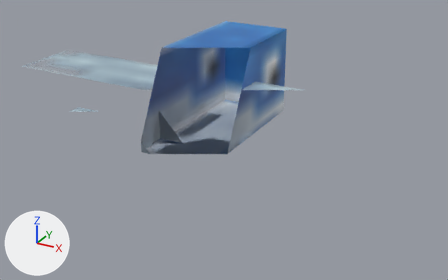
An edit to the FBX model Assets/Features/Entities/Characters/FlyingFish/FlyingFish.fbx, drawn before and after from the same camera.
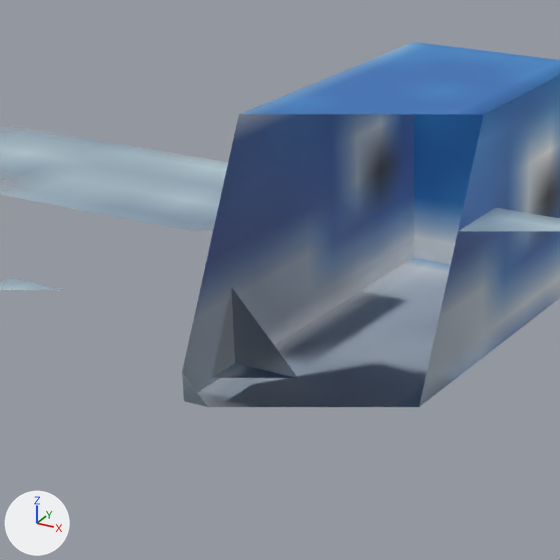
Each version is shown whole from a 50 mm lens placed at (0.986, -1.624, 0.84), pointed at (0.153, -0.109, 0.083), then close up on the part from 17% to 62% of the width and 2% to 75% of the height. Lighting does not change. The marker at lower left points along +X, +Y and +Z. The last two pictures show the newer version. Everything nearer to the camera than a plane just in front of the edit is cut away. Where no turn or scale is listed for an object, it has been applied to the vertices.

The first close-up shows 'tail_1', 'torso', 'wing_left1', 'wing_right1' and 1 more.
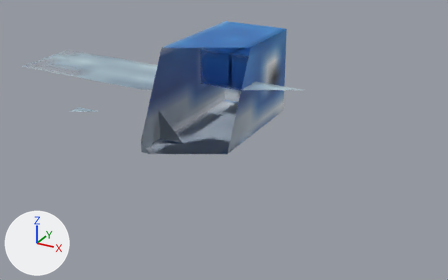
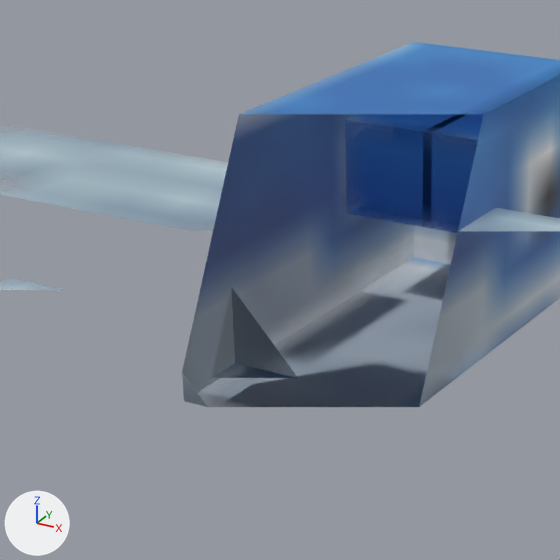
Boxes (x1, y1, x2, y2) around the edits, measured in the close-ups (560 x 560 px):
'eyelid_left_1', added (blue)
    after: (345, 114, 457, 228)
'eyelid_right_1', added (blue)
    after: (423, 114, 484, 233)

The change, as a diff of the scene's bpy script:
```diff
--- a/Assets/Features/Entities/Characters/FlyingFish/FlyingFish.fbx.py
+++ b/Assets/Features/Entities/Characters/FlyingFish/FlyingFish.fbx.py
@@ me_eyelid_left_1 @@
+me_eyelid_left_1.from_pydata(...)  # 8 vertices, 6 faces; spans x -0.0638..0.0625, y -0.0688..0.0575, z -0.0006..0.1256
+me_eyelid_left_1.materials.append(mat_flyingfish_png)  # picture img_flyingfish_png
@@ me_eyelid_right_1 @@
+me_eyelid_right_1.from_pydata(...)  # 8 vertices, 6 faces; spans x -0.0625..0.0638, y -0.0688..0.0575, z -0.0006..0.1256
+me_eyelid_right_1.materials.append(mat_flyingfish_png)  # picture img_flyingfish_png
@@ ob_eyelid_left_1 @@
+ob_eyelid_left_1 = bpy.data.objects.new('eyelid_left_1', me_eyelid_left_1)
+ob_eyelid_left_1.location = (-0.056, 0.281, 0.125)
@@ ob_eyelid_right_1 @@
+ob_eyelid_right_1 = bpy.data.objects.new('eyelid_right_1', me_eyelid_right_1)
+ob_eyelid_right_1.location = (0.056, 0.281, 0.125)
```
